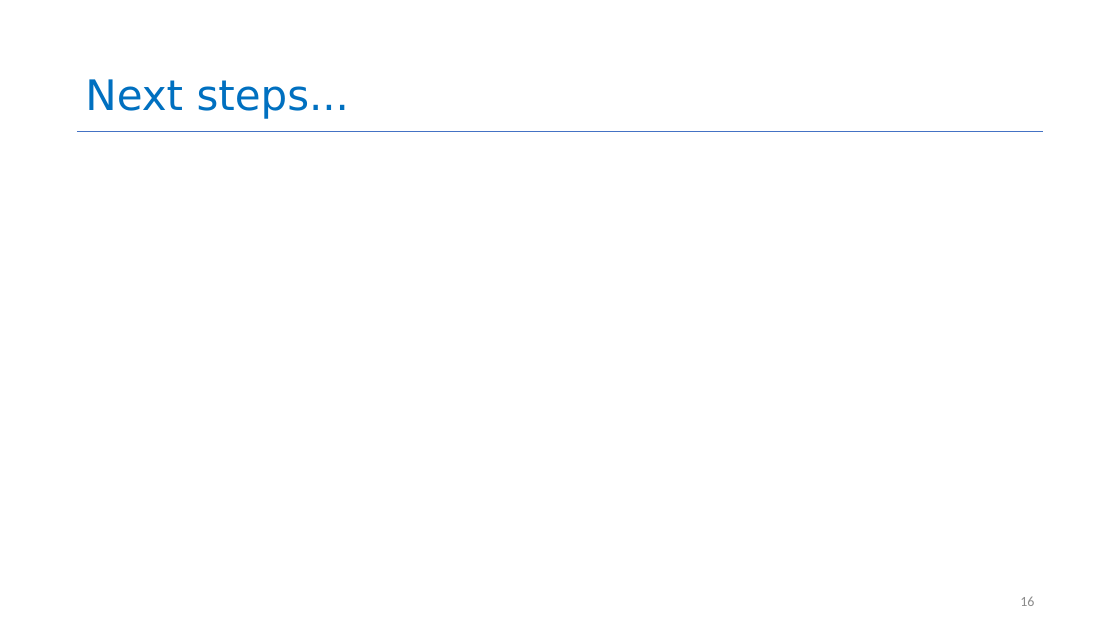
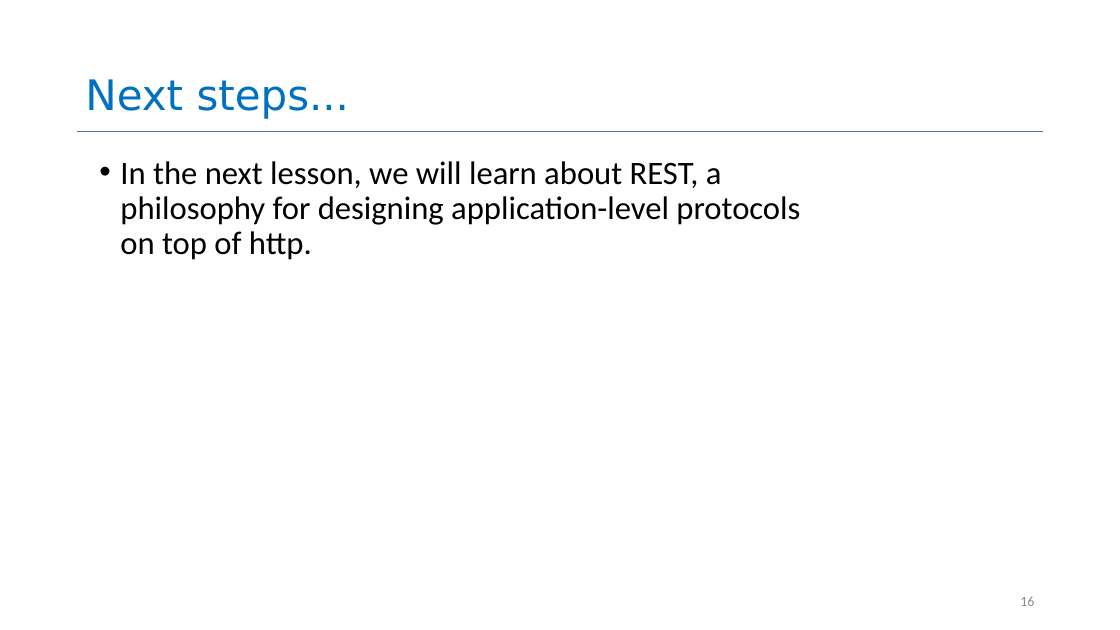
Before and after one commit to neu-se/CS4530-CS5500-Spring-2021, a slide deck: slide 16 of Slides/Lesson 3.2 HTTP Basics.pptx. Drawn at 1120x630 pixels with LibreOffice and Linux fonts; fonts in the diff are those of the drawing. Boxes give left, top, right and bottom in pixels: in the first picture for what was removed or moved away, otherwise in the second. Text is boxed around its words. In the diff, an @@ line names an element or a change of style, - is before the commit and + after.

Commit message:
added Learning Objectives to L3.1, next steps to L3.1 and 3.2

```diff
--- a/Slides/Lesson 3.2 HTTP Basics.pptx
+++ b/Slides/Lesson 3.2 HTTP Basics.pptx
@@ text added at <box>120,161,800,260</box>, 28 pt, text #000000 @@
+• In the next lesson, we will learn about REST, a philosophy for designing application-level protocols on top of http.
```
